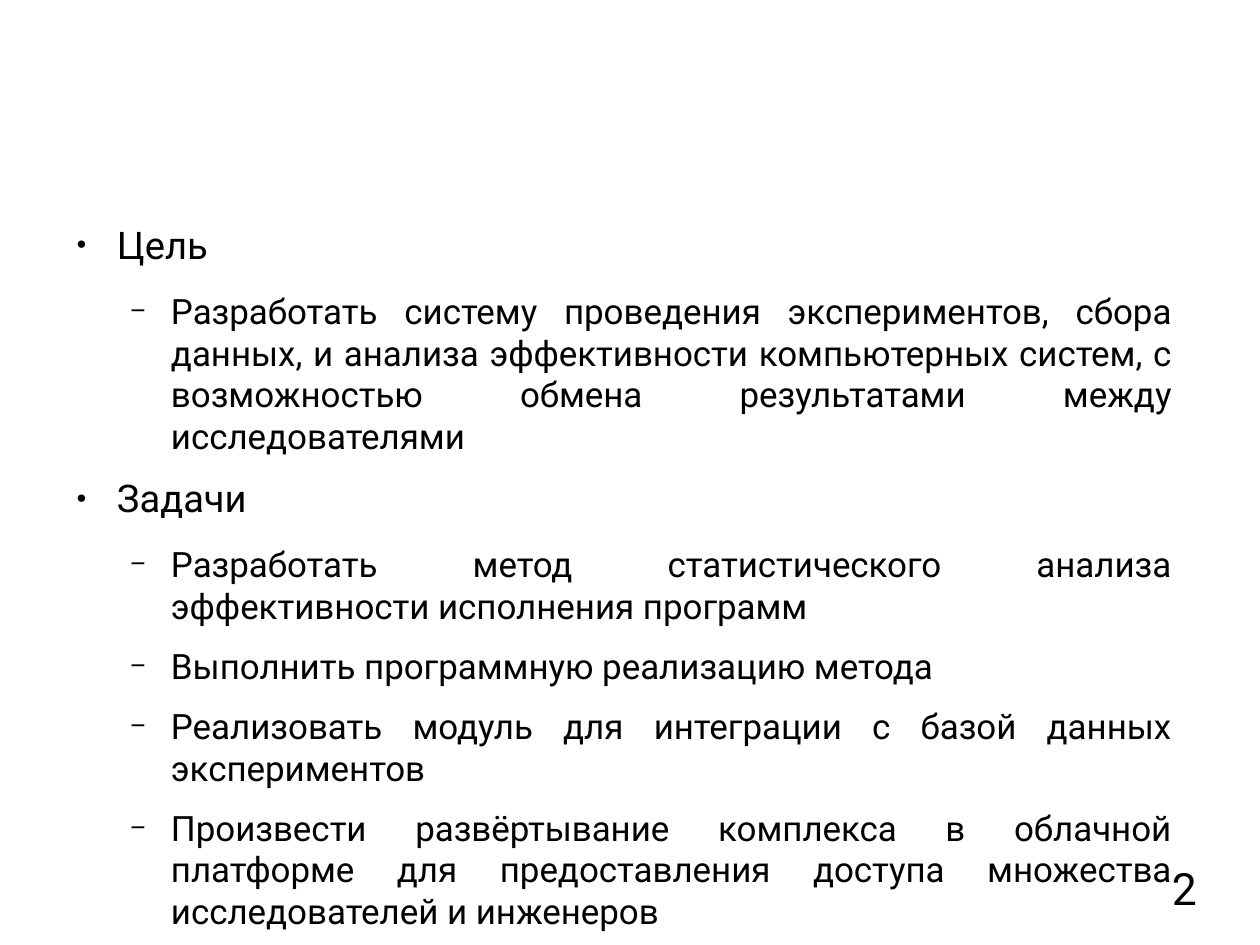
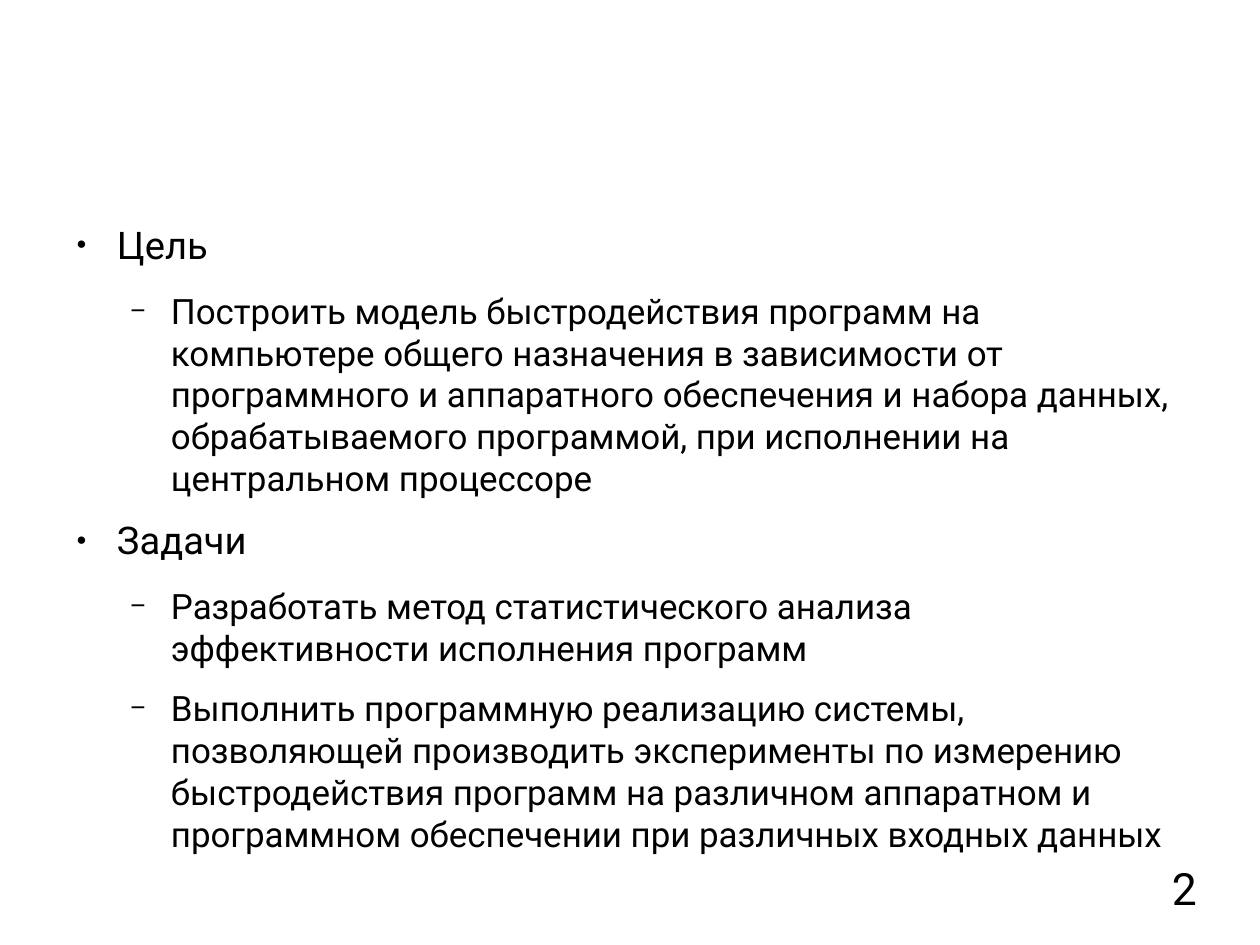
Before and after one commit to mkpankov/adaptor, a slide deck: slide 2 of diploma/defense/brochure.odp. Drawn at 1260x945 pixels with LibreOffice and Linux fonts; fonts in the diff are those of the drawing; background and template pictures are left out. Boxes give left, top, right and bottom in pixels: in the first picture for what was removed or moved away, otherwise in the second. Text is boxed around its words. In the diff, an @@ line names an element or a change of style, - is before the commit and + after.

```diff
--- a/diploma/defense/brochure.odp
+++ b/diploma/defense/brochure.odp
@@ text at (171, 297, 1168, 498): text changed @@
-  − Разработать систему проведения экспериментов, сбора данных, и анализа эффективности компьютерных систем, с возможностью обмена результатами между исследователями
+  − Построить модель быстродействия программ на компьютере общего назначения в зависимости от программного и аппаратного обеспечения и набора данных, обрабатываемого программой, при исполнении на центральном процессоре
@@ text at (171, 592, 912, 668): alignment justified to left @@
@@ text at (171, 696, 1162, 854): text changed @@
-  − Выполнить программную реализацию метода
-  − Реализовать модуль для интеграции с базой данных экспериментов
-  − Произвести развёртывание комплекса в облачной платформе для предоставления доступа множества исследователей и инженеров
+  − Выполнить программную реализацию системы, позволяющей производить эксперименты по измерению быстродействия программ на различном аппаратном и программном обеспечении при различных входных данных
```
Also in this commit, not shown: 2 other slides changed.
